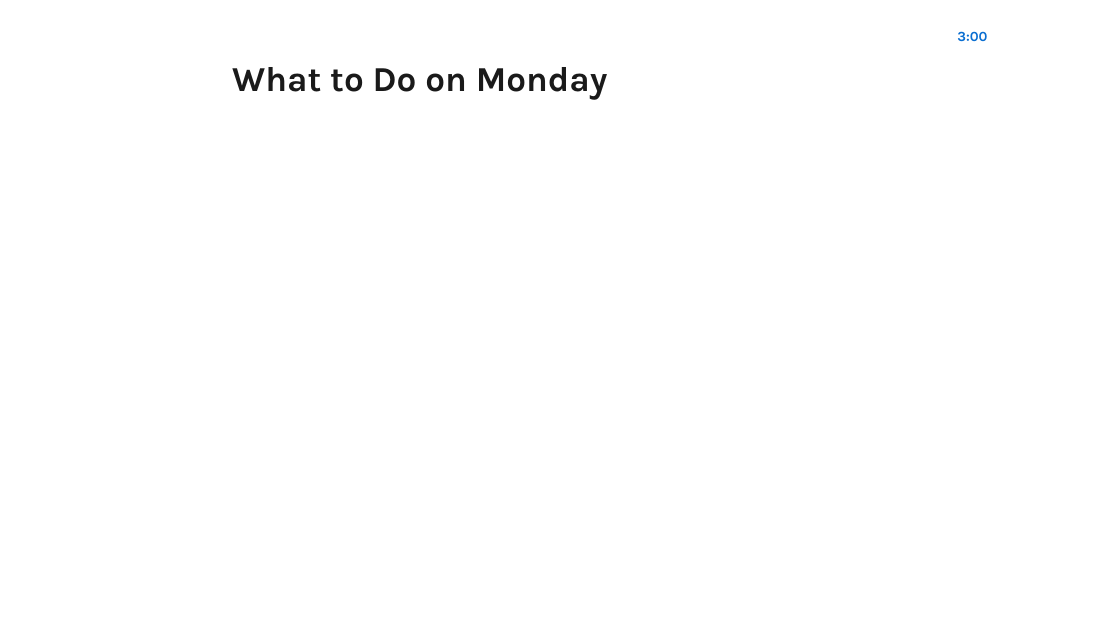
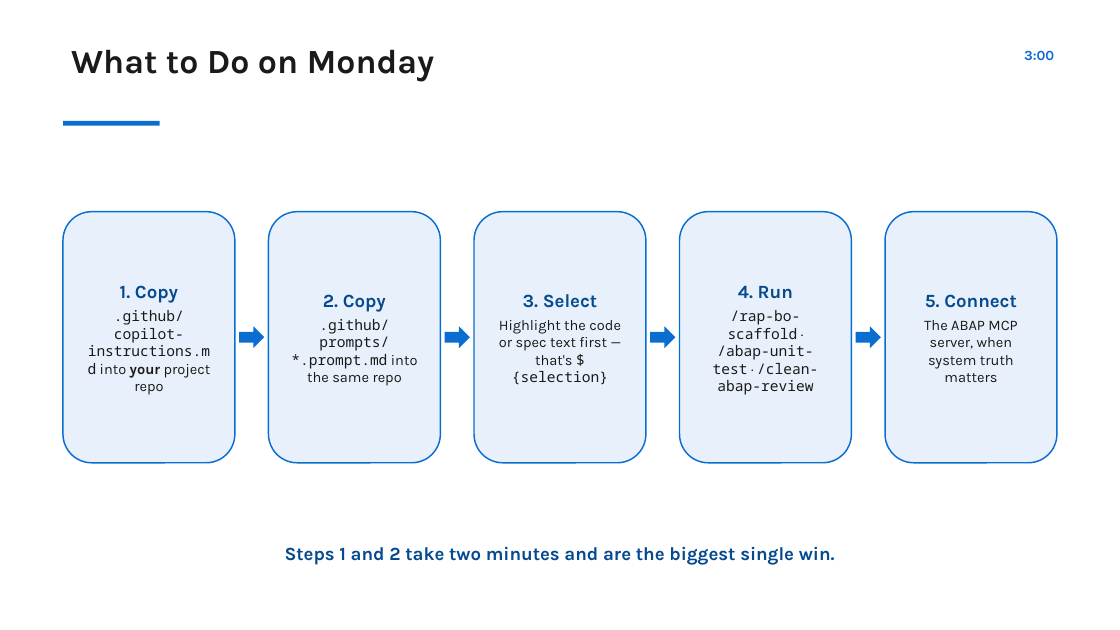
Before and after one commit to RJTechRamjee/sap-technical-assets, a slide deck: slide 13 of docs/coe-sessions/decks/COE-S01_2026-09-11_ai-assisted-abap.pptx. Drawn at 1120x630 pixels with LibreOffice and Linux fonts; fonts in the diff are those of the drawing. Boxes give left, top, right and bottom in pixels: in the first picture for what was removed or moved away, otherwise in the second. Text is boxed around its words. In the diff, an @@ line names an element or a change of style, - is before the commit and + after.

```diff
--- a/docs/coe-sessions/decks/COE-S01_2026-09-11_ai-assisted-abap.pptx
+++ b/docs/coe-sessions/decks/COE-S01_2026-09-11_ai-assisted-abap.pptx
@@ text "What to Do on Monday": place and size @@
-text "What to Do on Monday" at bbox=[232, 67, 608, 100]
+text "What to Do on Monday" at bbox=[71, 49, 434, 81]
@@ text "What to Do on Monday" at bbox=[71, 49, 434, 81]: size 30 to 29 pt; alignment centre to left; vertical alignment middle to top @@
@@ text "3:00": place and size @@
-text "3:00" at bbox=[957, 31, 987, 42]
+text "3:00" at bbox=[1024, 50, 1054, 61]
@@ text "3:00" at bbox=[1024, 50, 1054, 61]: alignment left to right @@
@@ rectangle added at bbox=[63, 121, 160, 126], fill #0A6ED1 @@
@@ rounded rectangle added at bbox=[63, 212, 235, 463], fill #E8F1FB, outline #0A6ED1 1.25 pt, 12.5 pt, text #1A1A1A @@
+1. Copy
+.github/copilot-instructions.md into your project repo
@@ rounded rectangle added at bbox=[269, 212, 441, 463], fill #E8F1FB, outline #0A6ED1 1.25 pt, 12.5 pt, text #1A1A1A @@
+2. Copy
+.github/prompts/*.prompt.md into the same repo
@@ rounded rectangle added at bbox=[474, 212, 646, 463], fill #E8F1FB, outline #0A6ED1 1.25 pt, 12.5 pt, text #1A1A1A @@
+3. Select
+Highlight the code or spec text first — that's ${selection}
@@ rounded rectangle added at bbox=[680, 212, 852, 463], fill #E8F1FB, outline #0A6ED1 1.25 pt, 12.5 pt, text #1A1A1A @@
+4. Run
+/rap-bo-scaffold · /abap-unit-test · /clean-abap-review
@@ rounded rectangle added at bbox=[886, 212, 1058, 463], fill #E8F1FB, outline #0A6ED1 1.25 pt, 12.5 pt, text #1A1A1A @@
+5. Connect
+The ABAP MCP server, when system truth matters
@@ right arrow added at bbox=[239, 326, 265, 348], fill #0A6ED1 @@
@@ right arrow added at bbox=[444, 326, 470, 348], fill #0A6ED1 @@
@@ right arrow added at bbox=[650, 326, 676, 348], fill #0A6ED1 @@
@@ right arrow added at bbox=[856, 326, 881, 348], fill #0A6ED1 @@
@@ text added at bbox=[285, 546, 835, 565], 16 pt, text #054A8F, bold @@
+Steps 1 and 2 take two minutes and are the biggest single win.
```
Also in this commit, not shown: 14 other slides changed.
